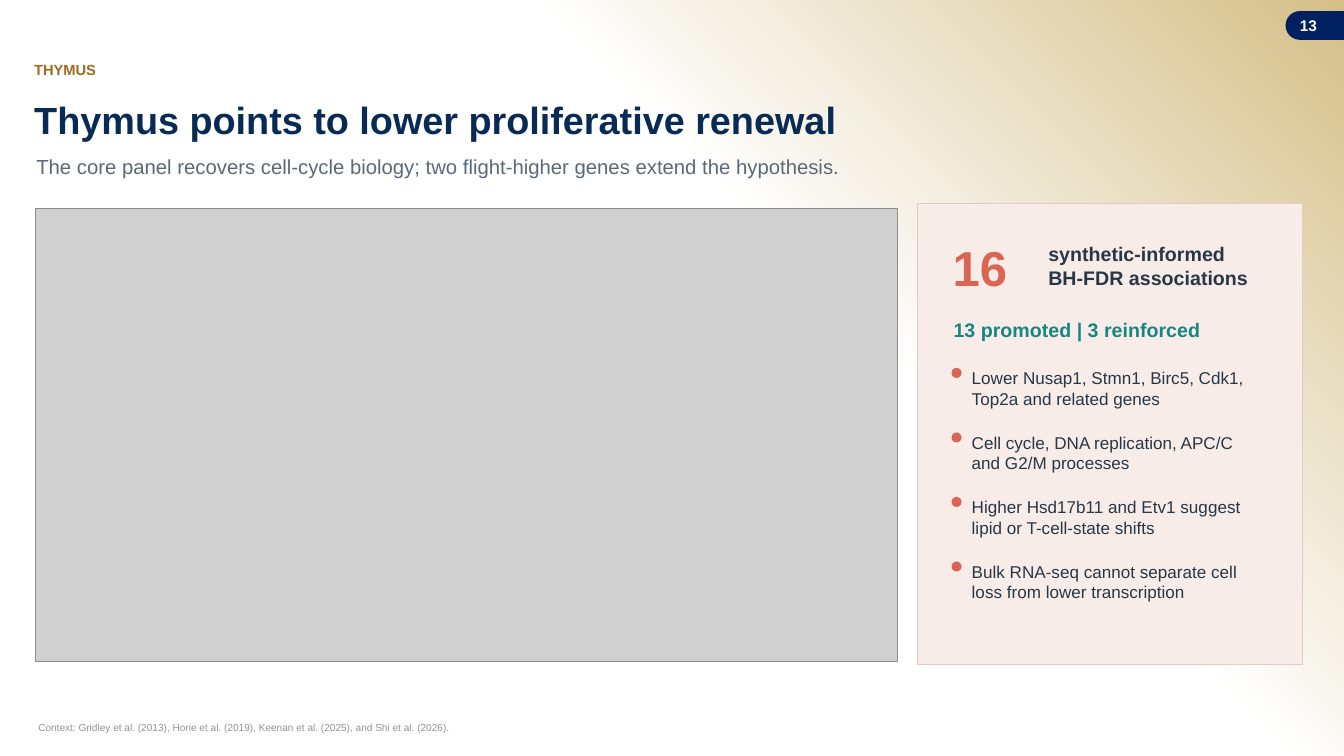
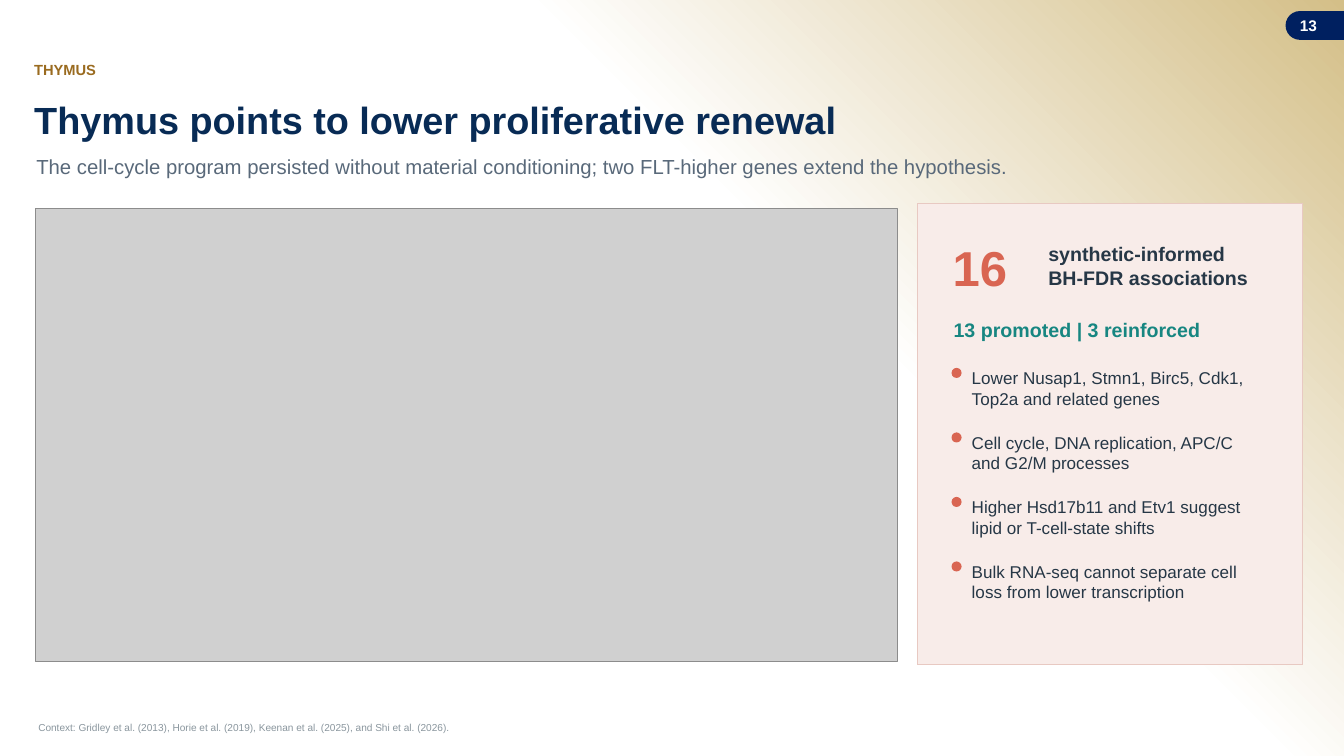
Before and after one commit to jasont314/nasa-mouse, a slide deck: slide 13 of presentation/SLSTP_2026_Generative_Transcriptomics.pptx. Drawn at 1344x756 pixels with LibreOffice and Linux fonts; fonts in the diff are those of the drawing; grey boxes stand for pictures; background and template pictures are left out. Boxes give left, top, right and bottom in pixels: in the first picture for what was removed or moved away, otherwise in the second. Text is boxed around its words. In the diff, an @@ line names an element or a change of style, - is before the commit and + after.

```diff
--- a/presentation/SLSTP_2026_Generative_Transcriptomics.pptx
+++ b/presentation/SLSTP_2026_Generative_Transcriptomics.pptx
@@ text at (x1=36, y1=159, x2=1007, y2=178): text changed @@
-The core panel recovers cell-cycle biology; two flight-higher genes extend the hypothesis.
+The cell-cycle program persisted without material conditioning; two FLT-higher genes extend the hypothesis.
```
Also in this commit, not shown: 3 other slides changed, 3 other files.
